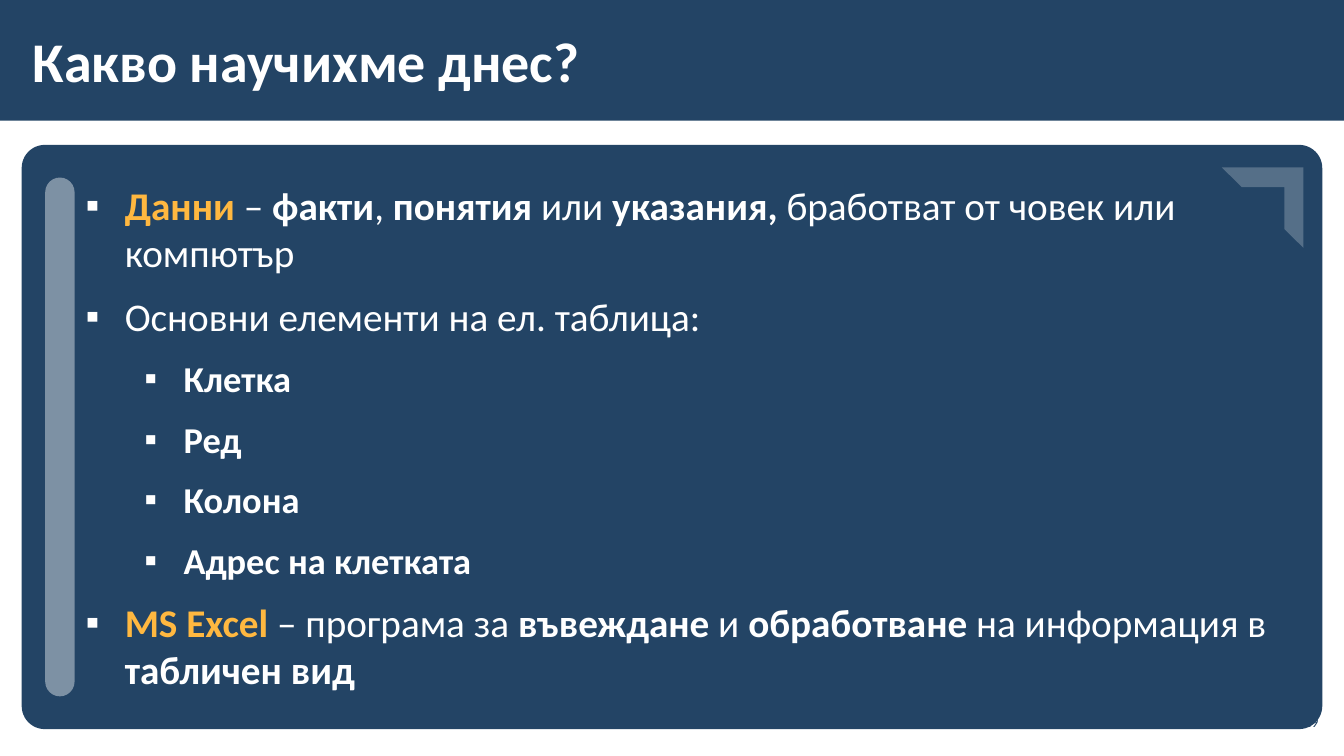
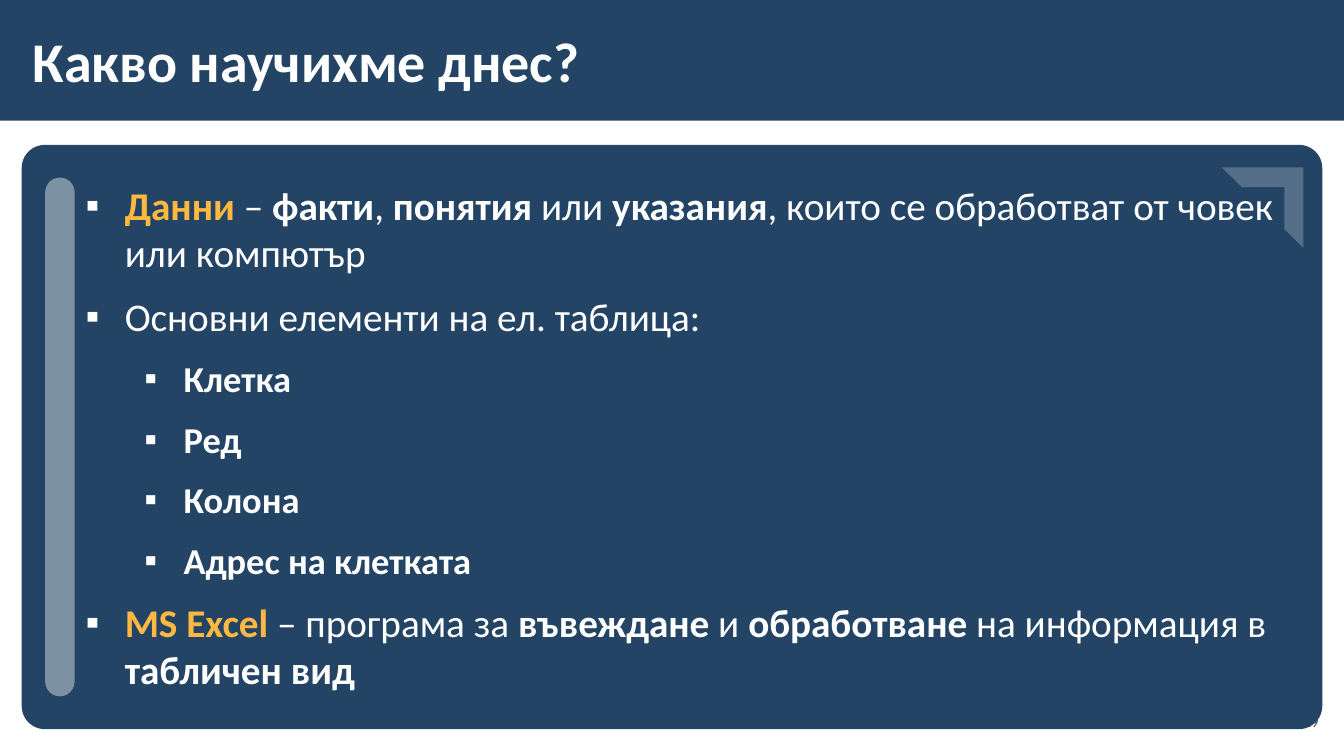
Before and after one commit to BG-IT-Edu/School-Programming, a slide deck: slide 19 of Courses/Computer-Modeling-and-IT/Computer-Modeling-and-IT-5-Class/28-Introduction-to-Spreadsheets/28-Introduction-To-Spreadsheets.pptx. Drawn at 1344x756 pixels with LibreOffice and Linux fonts; fonts in the diff are those of the drawing; background and template pictures are left out. Boxes give left, top, right and bottom in pixels: in the first picture for what was removed or moved away, otherwise in the second. Text is boxed around its words. In the diff, an @@ line names an element or a change of style, - is before the commit and + after.

```diff
--- a/Courses/Computer-Modeling-and-IT/Computer-Modeling-and-IT-5-Class/28-Introduction-to-Spreadsheets/28-Introduction-To-Spreadsheets.pptx
+++ b/Courses/Computer-Modeling-and-IT/Computer-Modeling-and-IT-5-Class/28-Introduction-to-Spreadsheets/28-Introduction-To-Spreadsheets.pptx
@@ text at <box>125,193,1273,274</box>: text changed @@
-▪ Данни – факти, понятия или указания, бработват от човек или компютър
+▪ Данни – факти, понятия или указания, които се обработват от човек или компютър
```
Also in this commit, not shown: 9 other slides changed.
